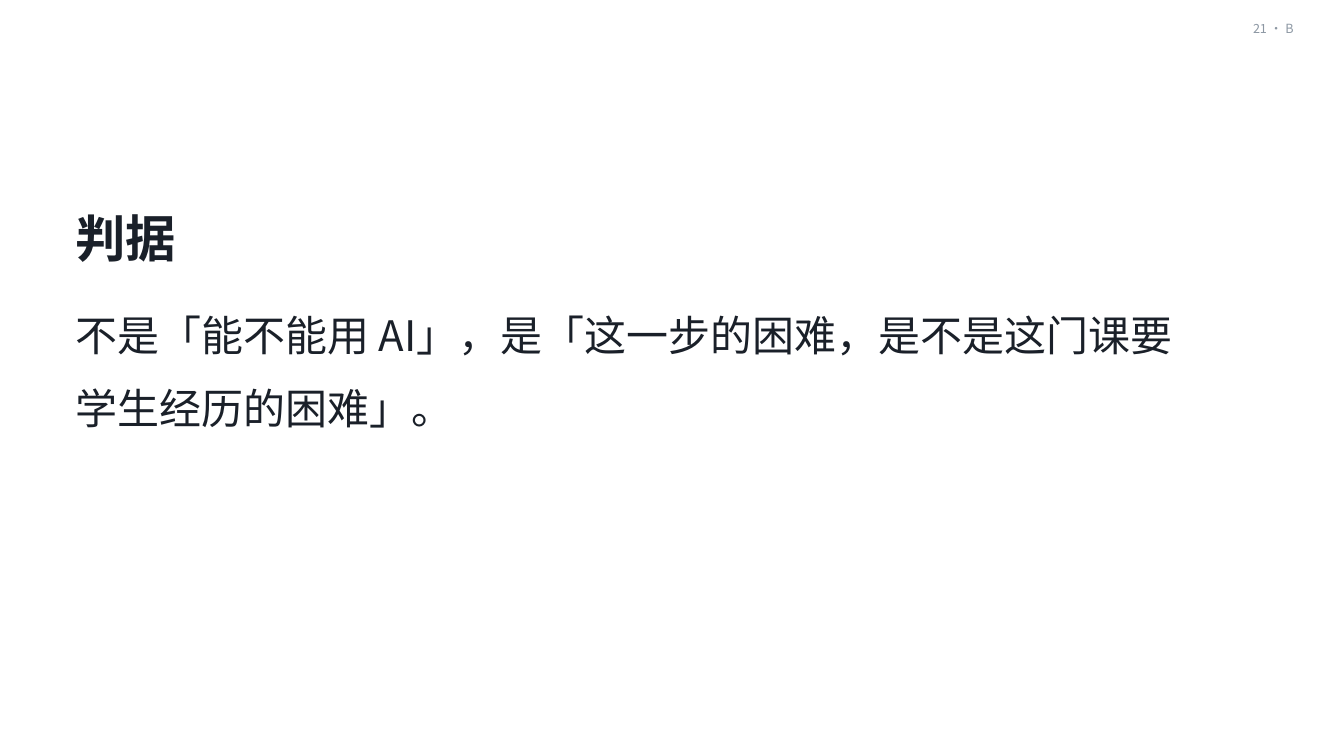
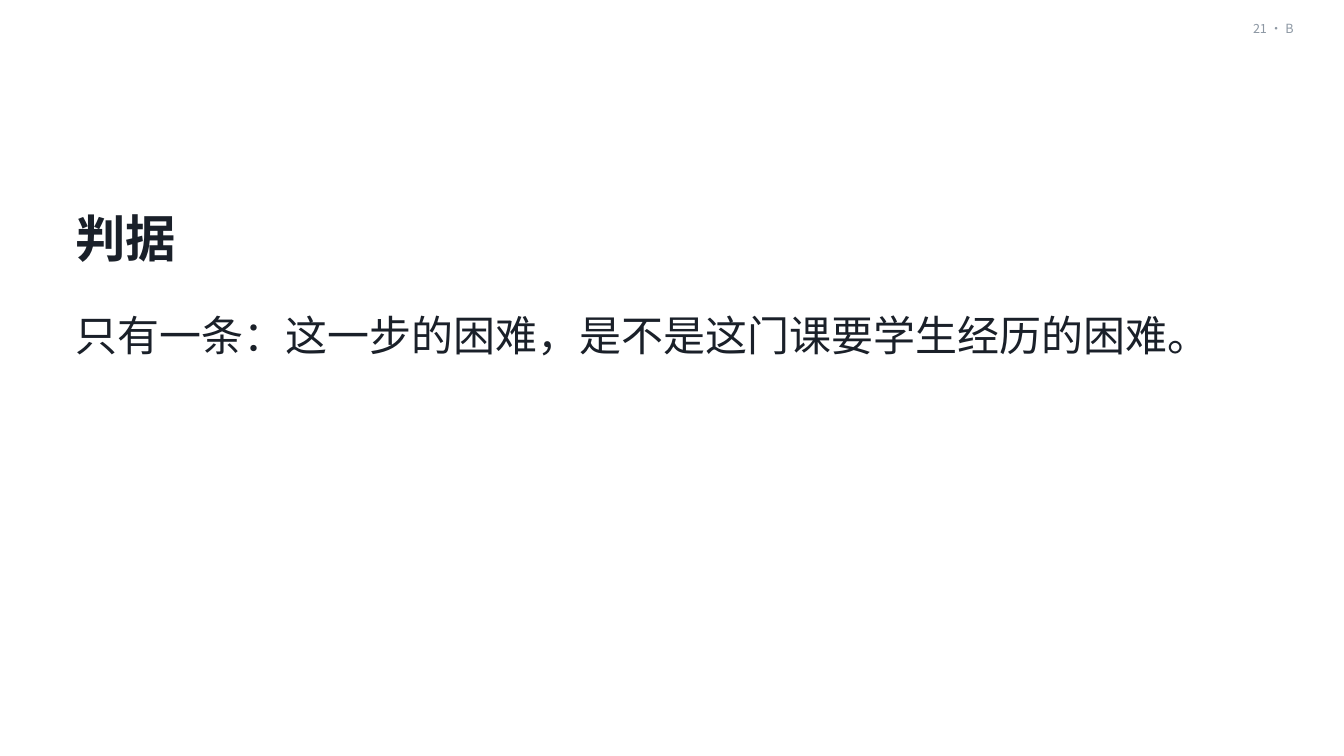
Before and after one commit to tonyxinvip/slides, a slide deck: slide 21 of comprehensive-practice-ai/做中学与综合实践活动.pptx. Drawn at 1344x756 pixels with LibreOffice and Linux fonts; fonts in the diff are those of the drawing. Boxes give left, top, right and bottom in pixels: in the first picture for what was removed or moved away, otherwise in the second. Text is boxed around its words. In the diff, an @@ line names an element or a change of style, - is before the commit and + after.

```diff
--- a/comprehensive-practice-ai/做中学与综合实践活动.pptx
+++ b/comprehensive-practice-ai/做中学与综合实践活动.pptx
@@ text at (76,315,1210,356): text changed @@
-不是「能不能用 AI」，是「这一步的困难，是不是这门课要学生经历的困难」。
+只有一条：这一步的困难，是不是这门课要学生经历的困难。
```
Also in this commit, not shown: 1 other slide changed, 3 other files.
